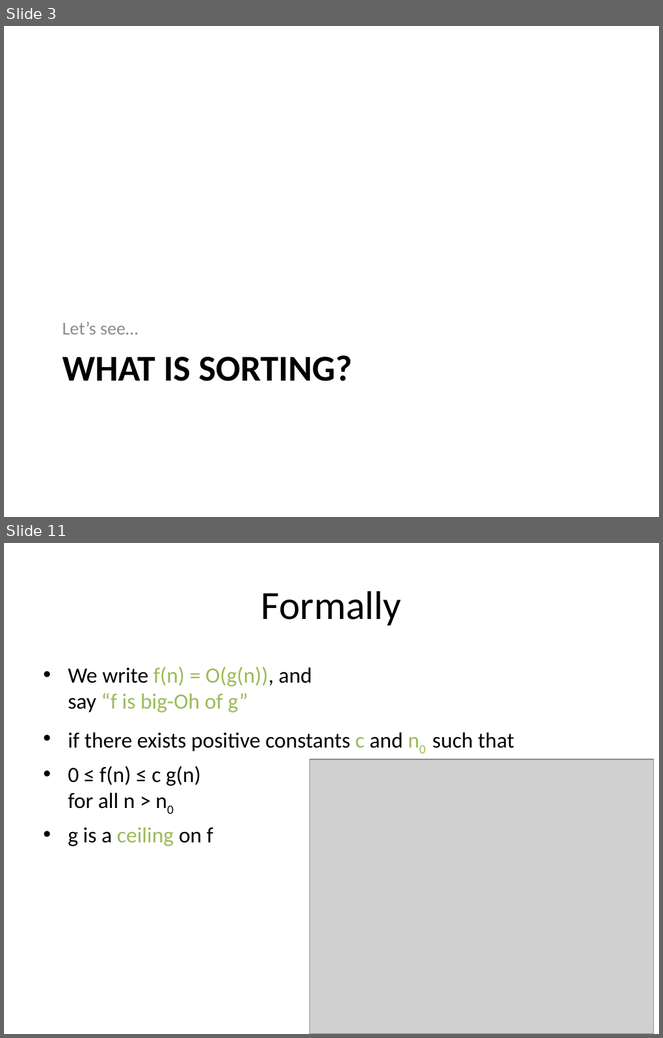
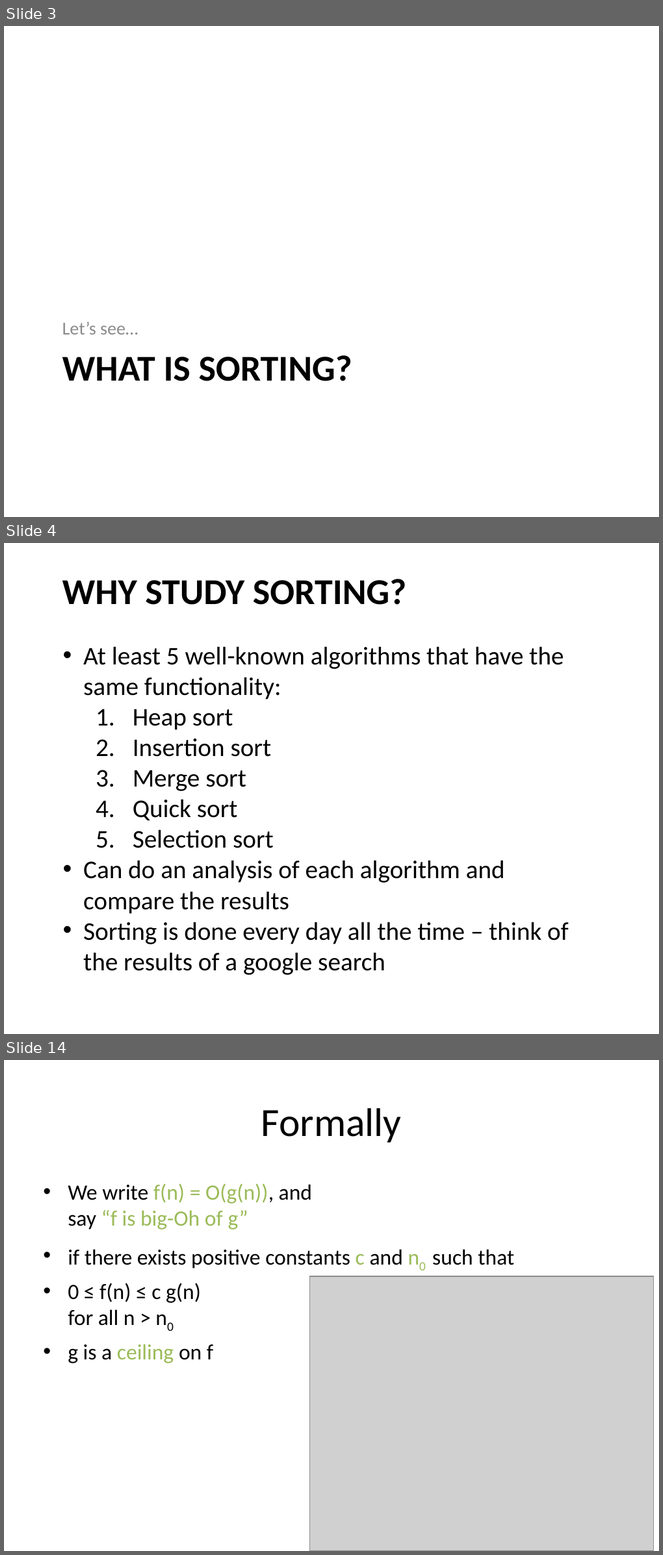
Before and after one commit to RHIT-CSSE/csse220, a slide deck: ClassMaterials/Sorting/Slides/SortingAndSearching.pptx. Shown one above the other, each under a label of ours: slides 3 and 11 before the commit, slides 3, 4 and 14 after it; the slides between them are not shown. The pictures are 663x1038 and 663x1555 pixels, drawn with LibreOffice and Linux fonts; fonts in the diff are those of the drawing; grey boxes stand for pictures. Boxes give left, top, right and bottom in pixels: in the first picture for what was removed or moved away, otherwise in the second. Text is boxed around its words. In the diff, an @@ line names an element or a change of style, - is before the commit and + after.

```diff
--- a/ClassMaterials/Sorting/Slides/SortingAndSearching.pptx
+++ b/ClassMaterials/Sorting/Slides/SortingAndSearching.pptx
@@ slide 4 added at [4, 543, 659, 1034], background #FFFFFF @@
@@ title added at [62, 579, 406, 605], 40 pt, text #000000, bold @@
+WHY STUDY SORTING?
@@ text added at [83, 646, 569, 975], 28 pt, text #000000 @@
+• At least 5 well-known algorithms that have the same functionality:
+  1. Heap sort
+  2. Insertion sort
+  3. Merge sort
+  4. Quick sort
+  5. Selection sort
+• Can do an analysis of each algorithm and compare the results
+• Sorting is done every day all the time – think of the results of a google search
@@ what was slide 11 is now slide 14 @@
```
Also in this commit, not shown: 10 slides changed, 4 other slides added, 2 slides removed.
